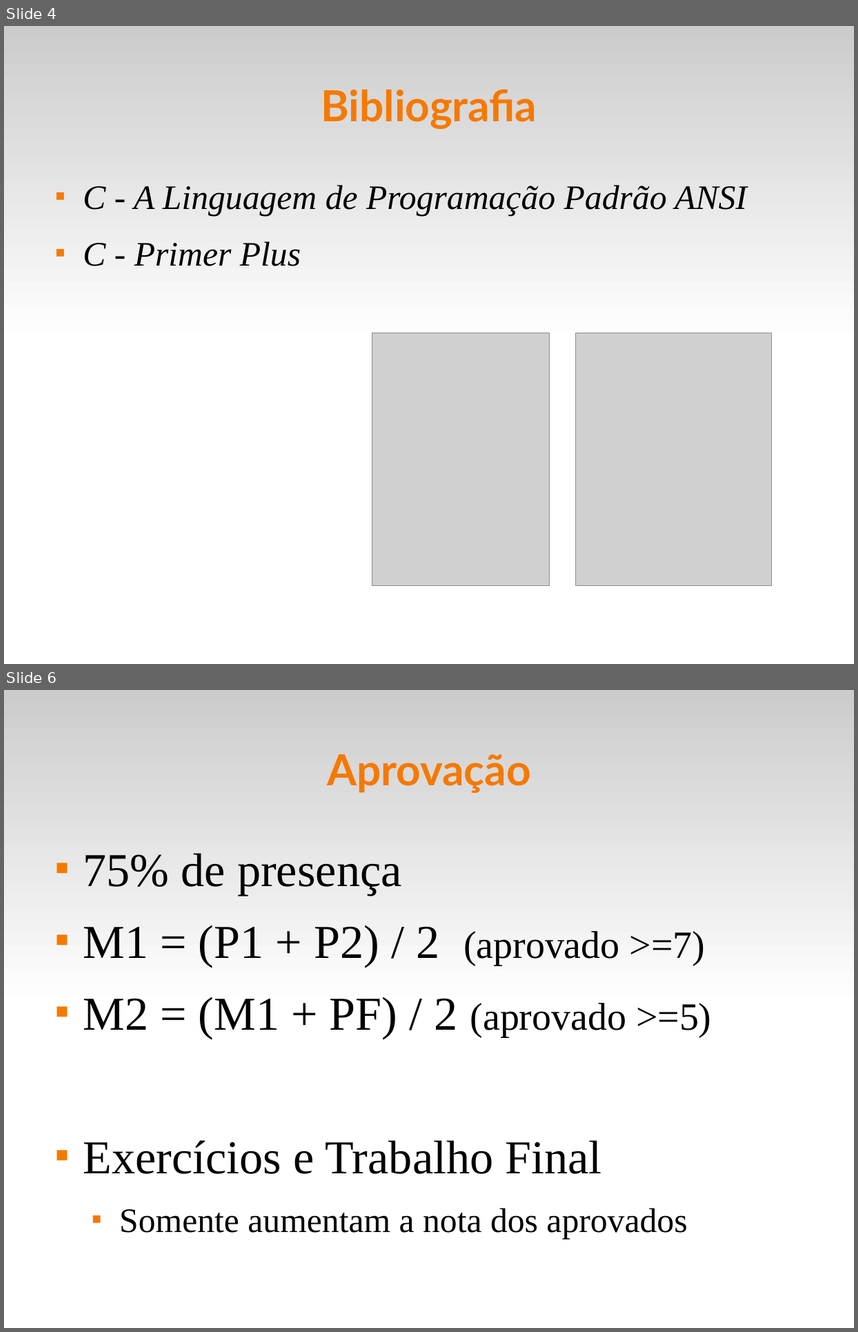
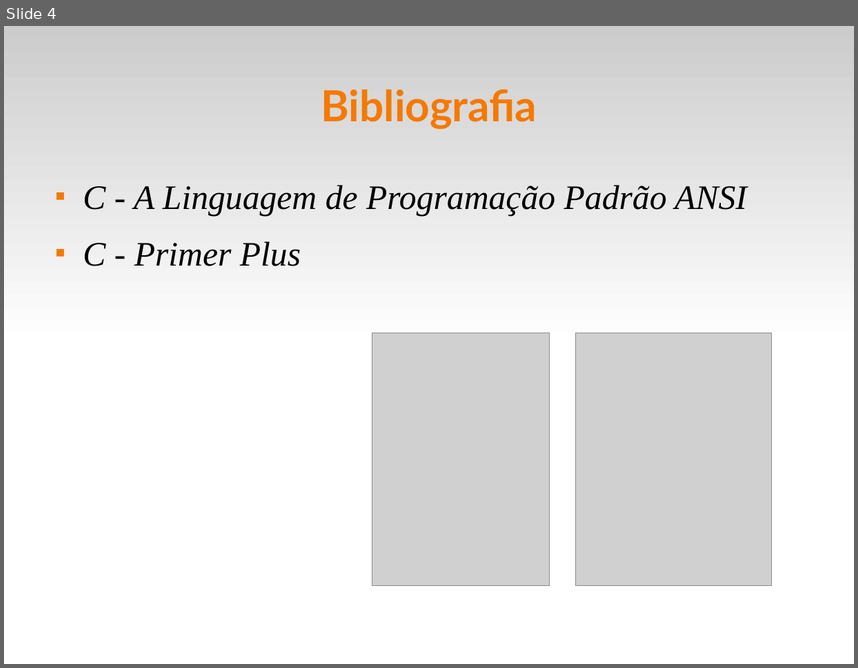
Before and after one commit to fsantanna-uerj/LP1, a slide deck: Slides/lp1-00-intro.odp. Shown one above the other, each under a label of ours: slides 4 and 6 before the commit, slide 4 after it; the slides between them are not shown. The pictures are 858x1332 and 858x668 pixels, drawn with LibreOffice and Linux fonts; fonts in the diff are those of the drawing; grey boxes stand for pictures. Boxes give left, top, right and bottom in pixels: in the first picture for what was removed or moved away, otherwise in the second. Text is boxed around its words. In the diff, an @@ line names an element or a change of style, - is before the commit and + after.

```diff
--- a/Slides/lp1-00-intro.odp
+++ b/Slides/lp1-00-intro.odp
@@ slide 6 removed at <box>4,690,854,1328</box>, background #FFFFFF; not listed: 1 template element that a slide beside it also shows @@
@@ title removed at <box>327,754,531,793</box> @@
-Aprovação
@@ text removed at <box>83,853,712,1239</box> @@
-■ 75% de presença
-■ M1 = (P1 + P2) / 2 (aprovado >=7)
-■ M2 = (M1 + PF) / 2 (aprovado >=5)
-■ Exercícios e Trabalho Final
-  ■ Somente aumentam a nota dos aprovados
```
Also in this commit, not shown: 9 slides changed, 1 slide added, 1 other slide removed, 3 other files.
